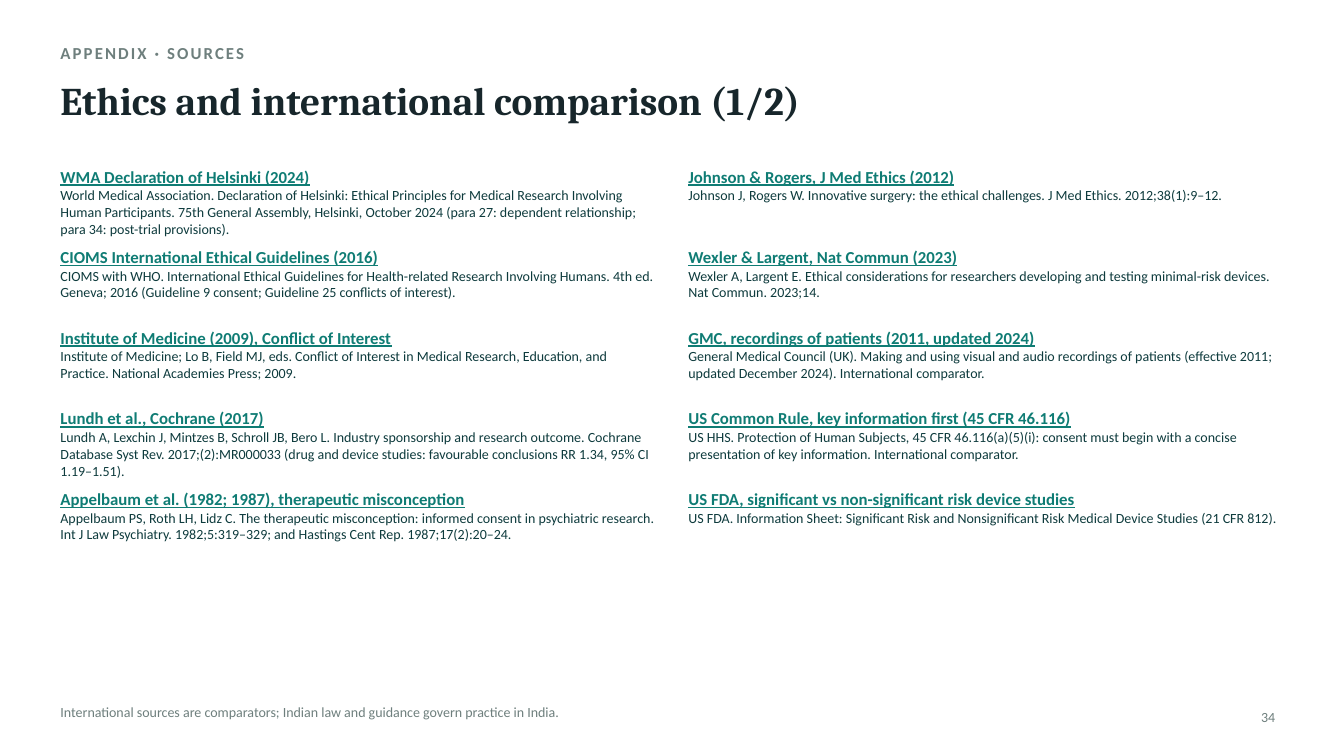
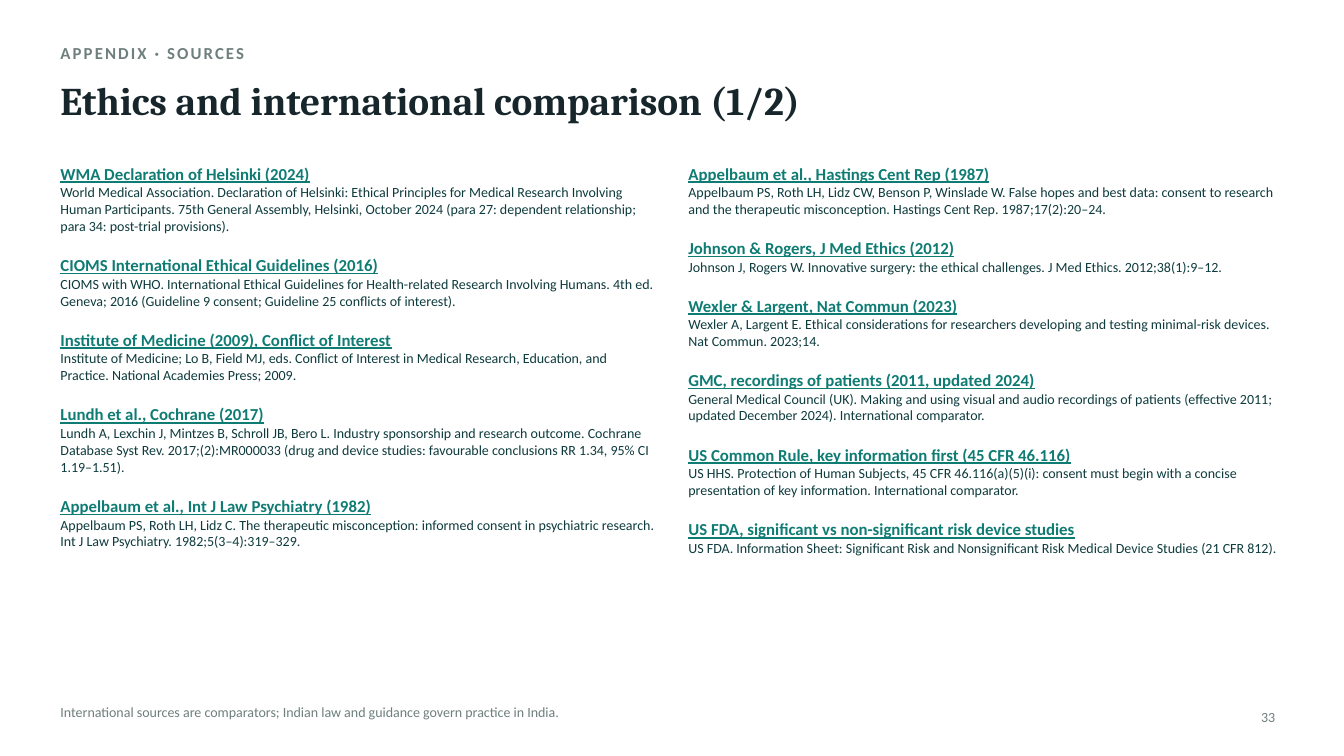
Before and after one commit to ivikasjha/claude, a slide deck: slide 33 of deck/From_Innovation_to_Patient_Impact.pptx (slide 34 before the commit). Drawn at 1344x756 pixels with LibreOffice and Linux fonts; fonts in the diff are those of the drawing. Boxes give left, top, right and bottom in pixels: in the first picture for what was removed or moved away, otherwise in the second. Text is boxed around its words. In the diff, an @@ line names an element or a change of style, - is before the commit and + after.

```diff
--- a/deck/From_Innovation_to_Patient_Impact.pptx
+++ b/deck/From_Innovation_to_Patient_Impact.pptx
@@ text added at [688, 167, 1274, 217], 10 pt, text #0E3B3D @@
+Appelbaum et al., Hastings Cent Rep (1987)
+Appelbaum PS, Roth LH, Lidz CW, Benson P, Winslade W. False hopes and best data: consent to research and the therapeutic misconception. Hastings Cent Rep. 1987;17(2):20–24.
@@ text "Johnson & Rogers, J Med ...": place and size @@
-text "Johnson & Rogers, J Med ..." at [688, 170, 1222, 203]
+text "Johnson & Rogers, J Med ..." at [688, 241, 1222, 275]
@@ text "CIOMS International Ethical Guidelines (2016)": place and size @@
-text "CIOMS International Ethical Guidelines (2016)" at [60, 250, 653, 299]
+text "CIOMS International Ethical Guidelines (2016)" at [60, 258, 653, 308]
@@ text "Wexler & Largent, Nat Commun ...": place and size @@
-text "Wexler & Largent, Nat Commun ..." at [688, 250, 1270, 299]
+text "Wexler & Largent, Nat Commun ..." at [688, 300, 1270, 348]
@@ text "GMC, recordings of patients (2011, ...": place and size @@
-text "GMC, recordings of patients (2011, ..." at [688, 332, 1272, 381]
+text "GMC, recordings of patients (2011, ..." at [688, 374, 1272, 423]
@@ text "Lundh et al., Cochrane (2017)": place and size @@
-text "Lundh et al., Cochrane (2017)" at [60, 411, 649, 478]
+text "Lundh et al., Cochrane (2017)" at [60, 407, 649, 474]
@@ text "US Common Rule, key information ...": place and size @@
-text "US Common Rule, key information ..." at [688, 412, 1237, 462]
+text "US Common Rule, key information ..." at [688, 449, 1237, 498]
@@ text at [60, 499, 654, 549]: text changed @@
-Appelbaum et al. (1982; 1987), therapeutic misconception
-Appelbaum PS, Roth LH, Lidz C. The therapeutic misconception: informed consent in psychiatric research. Int J Law Psychiatry. 1982;5:319–329; and Hastings Cent Rep. 1987;17(2):20–24.
+Appelbaum et al., Int J Law Psychiatry (1982)
+Appelbaum PS, Roth LH, Lidz C. The therapeutic misconception: informed consent in psychiatric research. Int J Law Psychiatry. 1982;5(3–4):319–329.
@@ text "US FDA, significant vs non-significant ...": place and size @@
-text "US FDA, significant vs non-significant ..." at [688, 493, 1276, 526]
+text "US FDA, significant vs non-significant ..." at [688, 523, 1276, 556]
@@ page number at [1261, 713, 1275, 722]: text changed @@
-34
+33
```
Also in this commit, not shown: 34 other slides changed, 1 slide removed, 37 other files.
